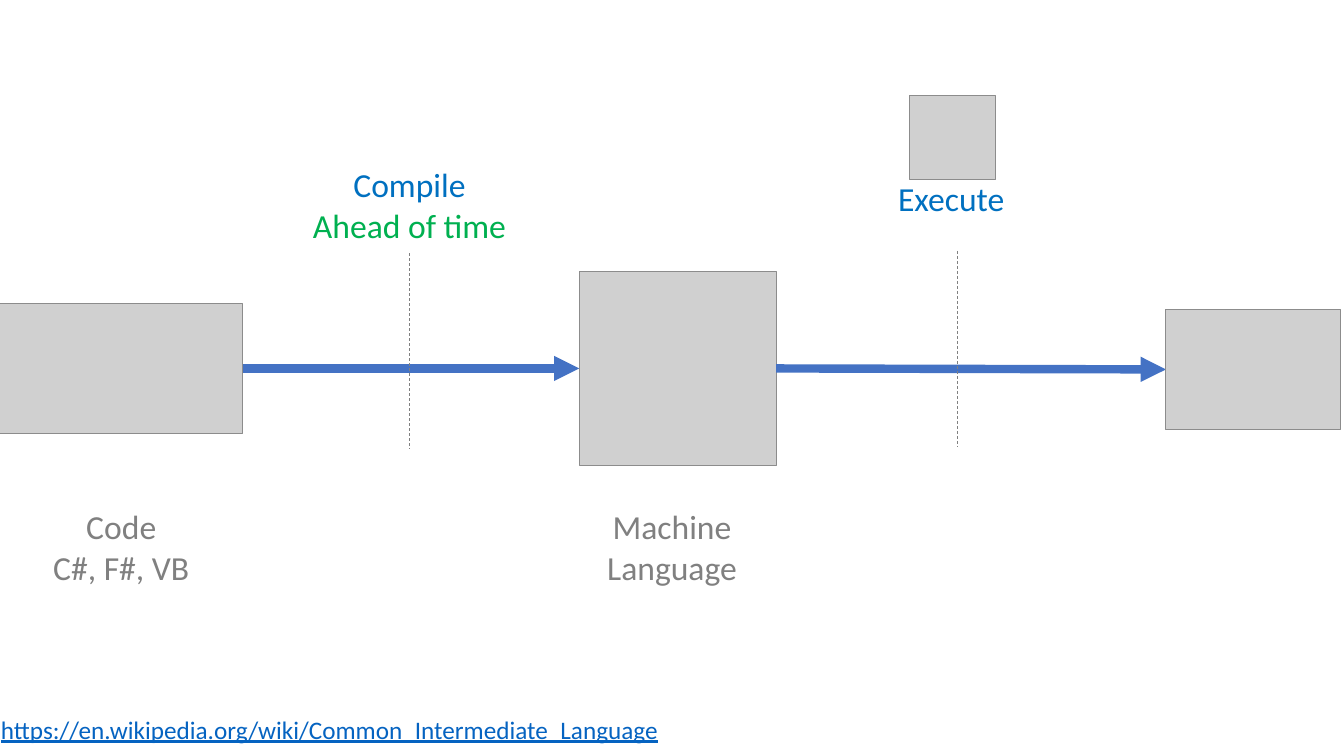
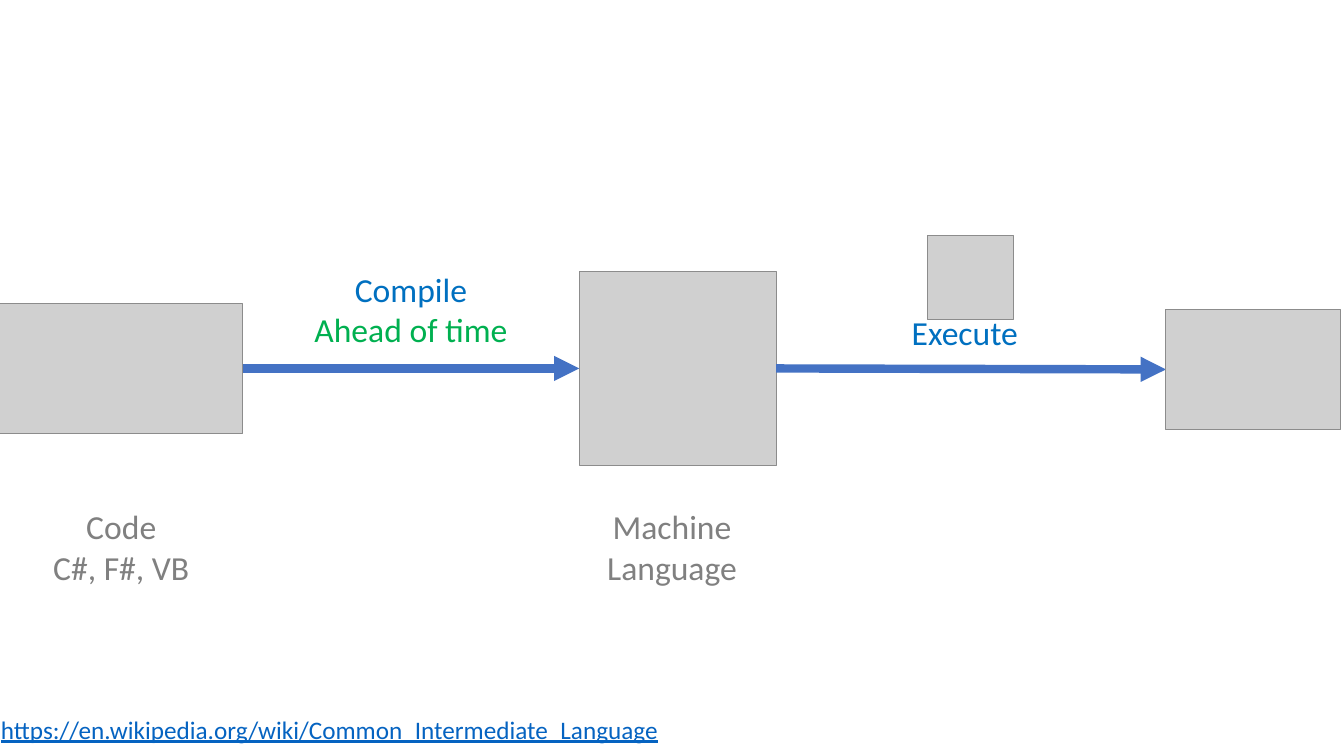
Before and after one commit to guillaume-chervet/course.dotnet, a slide deck: slide 11 of documentations/dotnet6.pptx. Drawn at 1344x756 pixels with LibreOffice and Linux fonts; fonts in the diff are those of the drawing; grey boxes stand for pictures. Boxes give left, top, right and bottom in pixels: in the first picture for what was removed or moved away, otherwise in the second. Text is boxed around its words. In the diff, an @@ line names an element or a change of style, - is before the commit and + after.

```diff
--- a/documentations/dotnet6.pptx
+++ b/documentations/dotnet6.pptx
@@ picture: place and size @@
-picture at box(909, 96, 996, 179)
+picture at box(928, 236, 1014, 320)
@@ text "Compile": place and size @@
-text "Compile" at box(313, 173, 506, 239)
+text "Compile" at box(314, 278, 507, 343)
@@ line removed from (409, 253) to (409, 449) @@
@@ line removed from (958, 251) to (958, 447) @@
@@ text "Execute" rewrapped from box(898, 189, 1004, 212) to box(912, 318, 1018, 346) @@
```
Also in this commit, not shown: 10 other slides changed, 1 other file.
